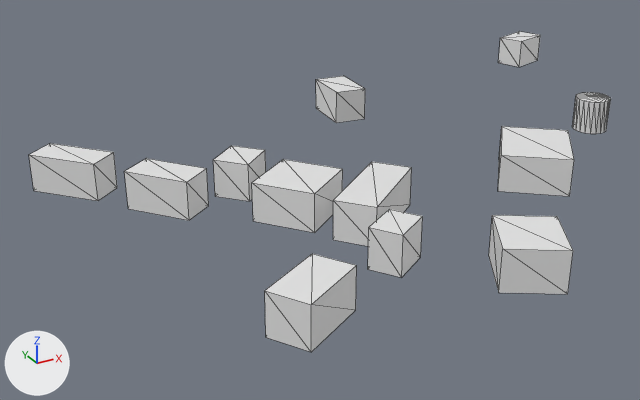
What one commit did to the glTF model output/glb/tile_713.glb.
Before and after are seen from a 50 mm camera at (-154.0, -232.0, 91.0) aimed at (-43.0, -31.0, -10.0). The lights are fixed; the arrows at lower left show +X, +Y and +Z. The first picture is the older version. Mesh edges are drawn as thin lines.

The scene before the commit, as lines of its bpy script (objects in view):
```python
me_mesh_0 = bpy.data.meshes.new('Mesh_0')
me_mesh_0.from_pydata(...)  # 126 vertices, 165 faces; spans x -117.0..88.0, y -118.0..37.0, z 0.0..10.0
ob_mesh_0 = bpy.data.objects.new('Mesh_0', me_mesh_0)
ob_mesh_0.location = (0.0, 0.0, 0.0)
```
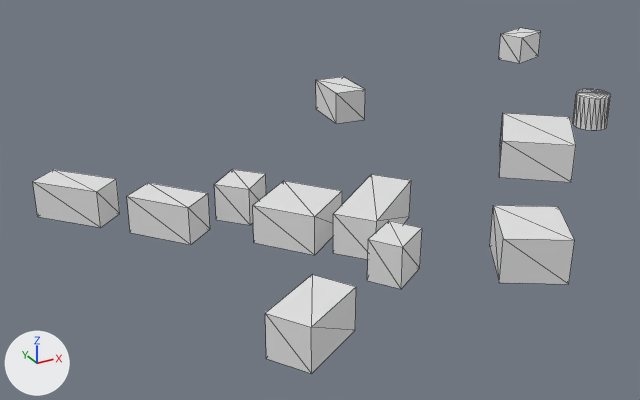
Boxes (x1, y1, x2, y2) around the edits, measured in the pictures (640 x 400 px; the box of a moved part takes in the faces that stretch with it):
'Mesh_0', reshaped (8% taller)
    before: (29, 31, 610, 352)
    after: (33, 28, 611, 374)
part 1 of me_mesh_0, moved or reshaped
    before: (498, 126, 574, 196)
    after: (499, 113, 576, 182)
part 2 of me_mesh_0, moved or reshaped
    before: (572, 92, 610, 134)
    after: (573, 89, 611, 130)
part 3 of me_mesh_0, moved or reshaped
    before: (498, 31, 540, 67)
    after: (499, 28, 541, 63)
part 4 of me_mesh_0, moved or reshaped
    before: (265, 254, 357, 352)
    after: (265, 275, 356, 374)
part 5 of me_mesh_0, moved or reshaped
    before: (333, 162, 412, 246)
    after: (333, 174, 411, 260)
part 6 of me_mesh_0, moved or reshaped
    before: (368, 209, 423, 277)
    after: (367, 221, 422, 289)
part 7 of me_mesh_0, moved or reshaped
    before: (489, 215, 573, 294)
    after: (490, 205, 575, 284)
part 8 of me_mesh_0, moved or reshaped
    before: (252, 159, 343, 233)
    after: (253, 181, 342, 255)
part 9 of me_mesh_0, moved or reshaped
    before: (213, 146, 266, 201)
    after: (214, 169, 266, 225)
part 10 of me_mesh_0, moved or reshaped
    before: (124, 158, 209, 220)
    after: (127, 183, 210, 245)
part 11 of me_mesh_0, moved or reshaped
    before: (29, 143, 117, 201)
    after: (33, 170, 120, 228)

Patch to the scene script:
```diff
--- a/output/glb/tile_713.glb.py
+++ b/output/glb/tile_713.glb.py
@@ me_mesh_0 @@
 # used by ob_mesh_0; location = (0.0, 0.0, 0.0)
-me_mesh_0.from_pydata(...)  # 126 vertices, 165 faces; spans x -117.0..88.0, y -118.0..37.0, z 0.0..10.0
+me_mesh_0.from_pydata(...)  # 126 vertices, 165 faces; spans x -117.0..88.0, y -118.0..37.0, z -7.0..14.0
+# me_mesh_0 part 1: the loose piece of 8 vertices spanning x -11.0..17.0, y -80.0..-51.0, z 0.0..10.0 is moved by (0.0, 0.0, 4.0)
+# me_mesh_0 part 2: the loose piece of 38 vertices spanning x 41.0..51.0, y -48.0..-38.0, z 0.0..10.0 is moved by (0.0, 0.0, 1.0)
+# me_mesh_0 part 3: the loose piece of 8 vertices spanning x 71.0..88.0, y 24.0..37.0, z 0.0..10.0 is moved by (0.0, 0.0, 1.0)
+# me_mesh_0 part 4: the loose piece of 8 vertices spanning x -94.0..-74.0, y -111.0..-94.0, z 0.0..10.0 is moved by (0.0, 0.0, -5.0)
+# me_mesh_0 part 5: the loose piece of 8 vertices spanning x -63.0..-36.0, y -81.0..-56.0, z 0.0..10.0 is moved by (0.0, 0.0, -3.0)
+# me_mesh_0 part 6: the loose piece of 8 vertices spanning x -63.0..-50.0, y -95.0..-83.0, z 0.0..10.0 is moved by (0.0, 0.0, -3.0)
+# me_mesh_0 part 7: the loose piece of 8 vertices spanning x -45.0..-25.0, y -118.0..-96.0, z 0.0..10.0 is moved by (0.0, 0.0, 2.0)
+# me_mesh_0 part 8: the loose piece of 8 vertices spanning x -75.0..-51.0, y -67.0..-44.0, z 0.0..10.0 is moved by (0.0, 0.0, -6.0)
+# me_mesh_0 part 9: the loose piece of 8 vertices spanning x -77.0..-62.0, y -43.0..-29.0, z 0.0..10.0 is moved by (0.0, 0.0, -7.0)
+# me_mesh_0 part 10: the loose piece of 8 vertices spanning x -99.0..-81.0, y -47.0..-27.0, z 0.0..10.0 is moved by (0.0, 0.0, -7.0)
+# me_mesh_0 part 11: the loose piece of 8 vertices spanning x -117.0..-97.0, y -25.0..-4.0, z 0.0..10.0 is moved by (0.0, 0.0, -7.0)
```
